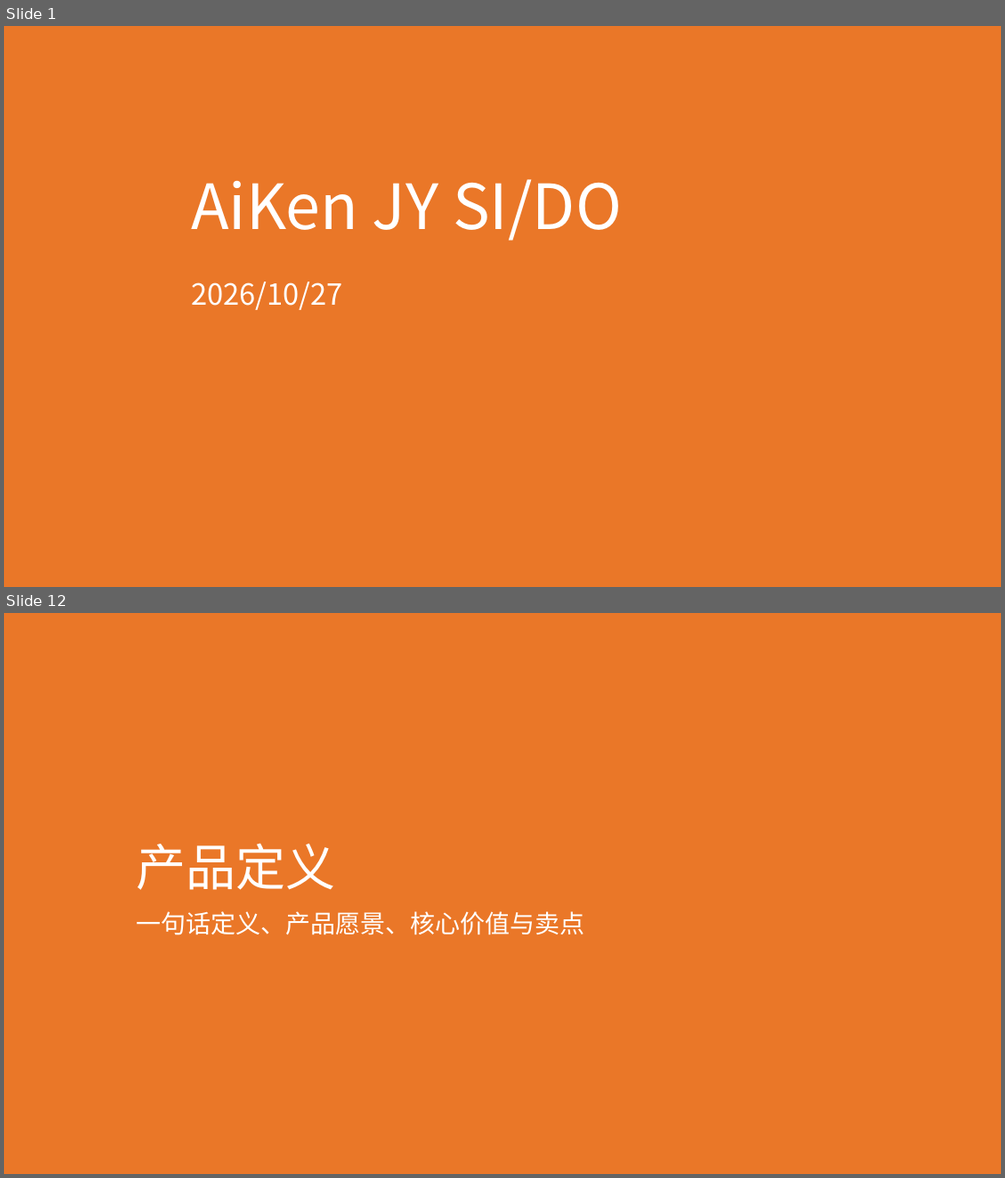
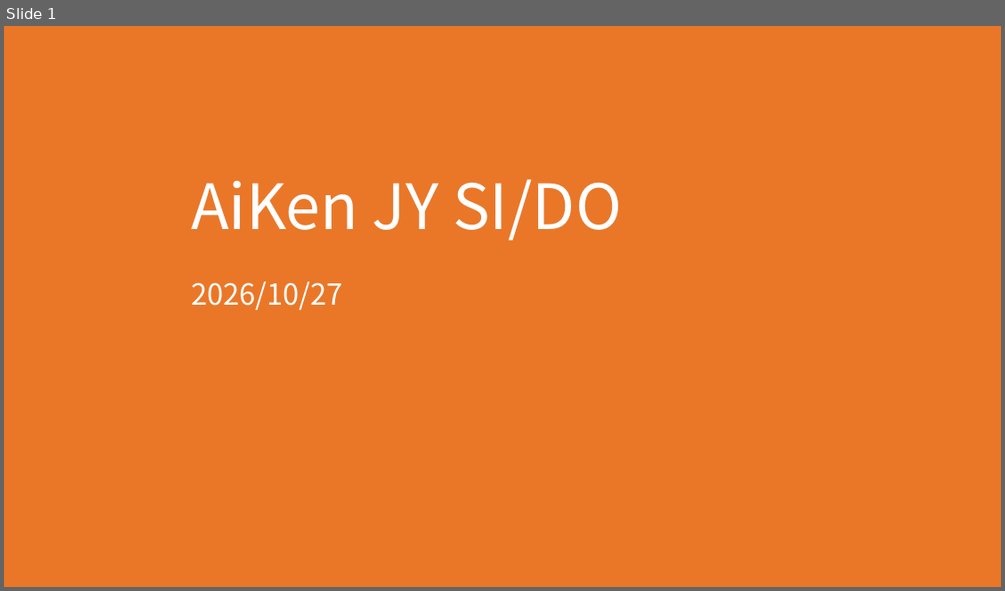
Before and after one commit to shengnanxiang/code_aiken, a slide deck: 极印版 aiken/销量概率分布模型介绍.pptx. Shown one above the other, each under a label of ours: slides 1 and 12 before the commit, slide 1 after it; the slides between them are not shown. The pictures are 1005x1178 and 1005x591 pixels, drawn with LibreOffice and Linux fonts; fonts in the diff are those of the drawing; background and template pictures are left out. Boxes give left, top, right and bottom in pixels: in the first picture for what was removed or moved away, otherwise in the second. Text is boxed around its words. In the diff, an @@ line names an element or a change of style, - is before the commit and + after.

```diff
--- a/极印版 aiken/销量概率分布模型介绍.pptx
+++ b/极印版 aiken/销量概率分布模型介绍.pptx
@@ slide 12 removed at [4, 613, 1001, 1174], background #EA7728 @@
@@ title removed at [136, 843, 335, 890] @@
-产品定义
@@ subtitle removed at [136, 911, 584, 935] @@
-一句话定义、产品愿景、核心价值与卖点
```
Also in this commit, not shown: 2 slides changed, 1 slide added, 15 other slides removed.
